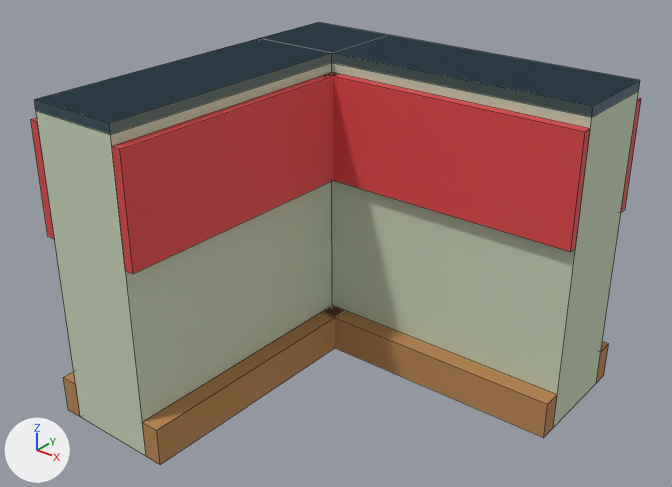
An edit to the Blender file assets/managed-models/school-interior/partition-elbow/partition-elbow.blend, drawn before and after from the same camera.
Both versions are drawn from a camera (50 mm lens) standing at (0.957, -1.166, 0.857) and looking at (0.185, -0.202, 0.259). Arrows for +X, +Y and +Z are at lower left; the lights stay in place. The older version comes first. Mesh edges are drawn as thin lines.

The first picture shows 'partition-elbow'.
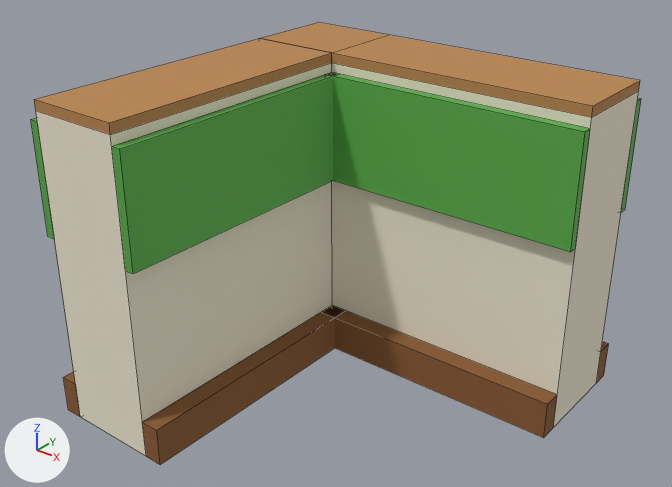
Pixel boxes [x1, y1, x2, y2] of what changed, in the pictures (672 x 487 px; the box of a moved part takes in the faces that stretch with it):
'partition-elbow', reshaped, surface changed: [31, 22, 641, 465] in both
part 1 of me_partition_elbow, moved or reshaped: before [34, 53, 639, 456]; after [36, 63, 639, 456]
part 2 of me_partition_elbow, surface changed: [31, 22, 641, 465] in both

Diff of the bpy script that builds the scene:
```diff
--- a/assets/managed-models/school-interior/partition-elbow/partition-elbow.blend.py
+++ b/assets/managed-models/school-interior/partition-elbow/partition-elbow.blend.py
@@ me_partition_elbow @@
 me_partition_elbow.from_pydata(...)  # 144 vertices, 108 faces; spans x -0.105..0.5, y -0.5..0.105, z 0.0..0.5
 # used by ob_partition_elbow; location = (0.0, 0.0, 0.0)
 # before: 4 (-0.075, -0.075, 0.5) at pixel (259, 38), 5 (0.075, -0.075, 0.5) at pixel (331, 52), 6 (0.075, 0.075, 0.5) at pixel (389, 34), 7 (-0.075, 0.075, 0.5) at pixel (318, 22), 20 (0.075, -0.075, 0.5) at pixel (331, 52)
 # before: 21 (0.5, -0.075, 0.5) at pixel (593, 105), 22 (0.5, 0.075, 0.5) at pixel (640, 80), 23 (0.075, 0.075, 0.5) at pixel (389, 34), 68 (-0.075, -0.5, 0.5) at pixel (34, 99), 69 (0.075, -0.5, 0.5) at pixel (109, 122)
 # before: 70 (0.075, -0.075, 0.5) at pixel (331, 52), 71 (-0.075, -0.075, 0.5) at pixel (259, 38)
+# me_partition_elbow part 1
+for i in [*range(4, 8), *range(20, 24), *range(68, 72)]: me_partition_elbow.vertices[i].co += Vector((0.0, 0.0, -0.015))
+# me_partition_elbow part 2: texture (UV) coordinates of 108 of 108 faces, centred in x -0.105..0.5, y -0.5..0.105, z 0.0..0.5, changed; they spanned u 0.56..0.81, v 0.17..0.83 and now span u 0.69..0.94, v 0.17..0.83
 me_partition_elbow.materials.append(mat_m_partition_elbow)
```
